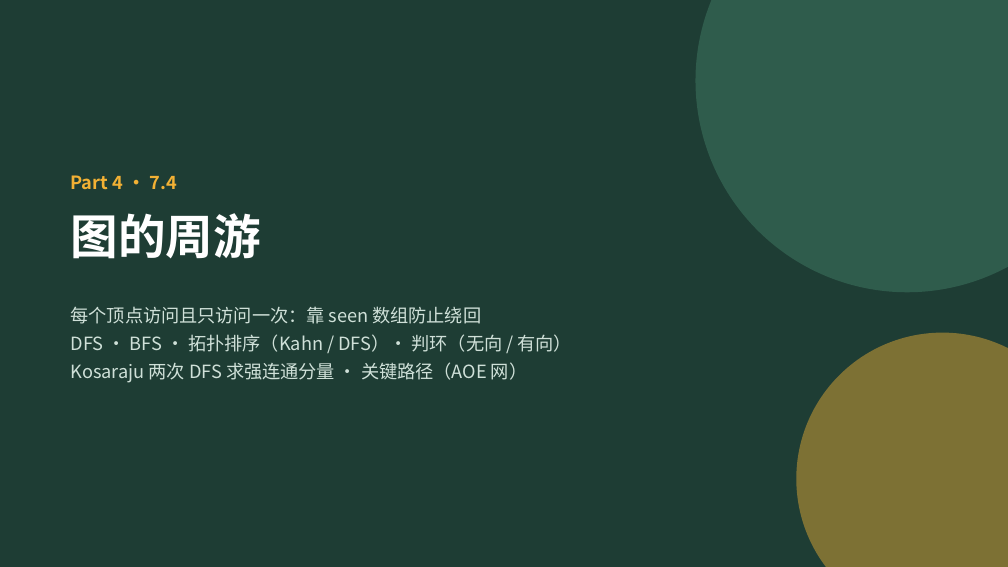
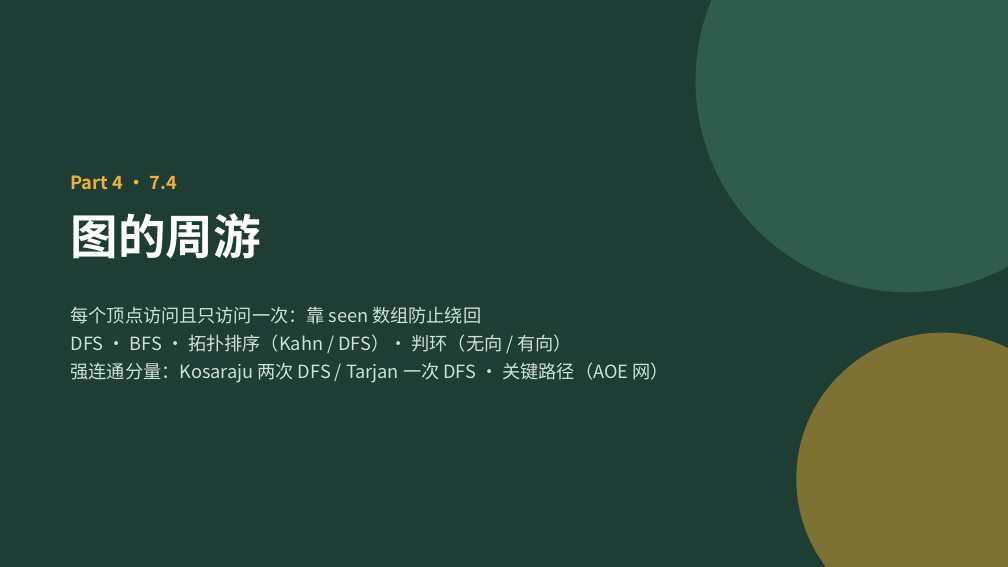
Before and after one commit to GMyhf/2026fall-cs201, a slide deck: slide 38 of courseware/202609_DSA_07_Graph.pptx. Drawn at 1008x567 pixels with LibreOffice and Linux fonts; fonts in the diff are those of the drawing. Boxes give left, top, right and bottom in pixels: in the first picture for what was removed or moved away, otherwise in the second. Text is boxed around its words. In the diff, an @@ line names an element or a change of style, - is before the commit and + after.

```diff
--- a/courseware/202609_DSA_07_Graph.pptx
+++ b/courseware/202609_DSA_07_Graph.pptx
@@ text at box(71, 362, 668, 383): text changed @@
-Kosaraju 两次 DFS 求强连通分量 · 关键路径（AOE 网）
+强连通分量：Kosaraju 两次 DFS / Tarjan 一次 DFS · 关键路径（AOE 网）
```
Also in this commit, not shown: 29 other slides changed, 3 slides added, 2 other files.
